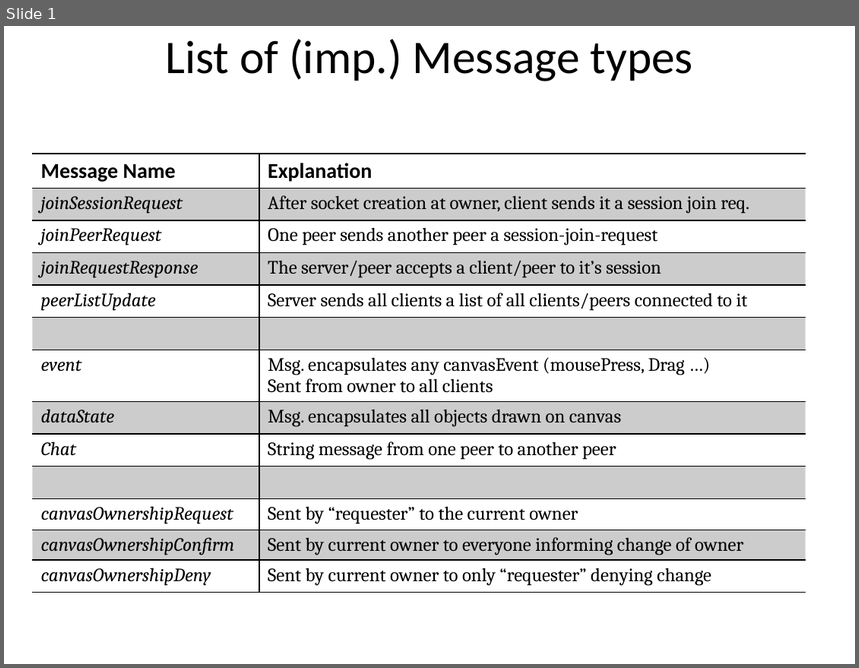
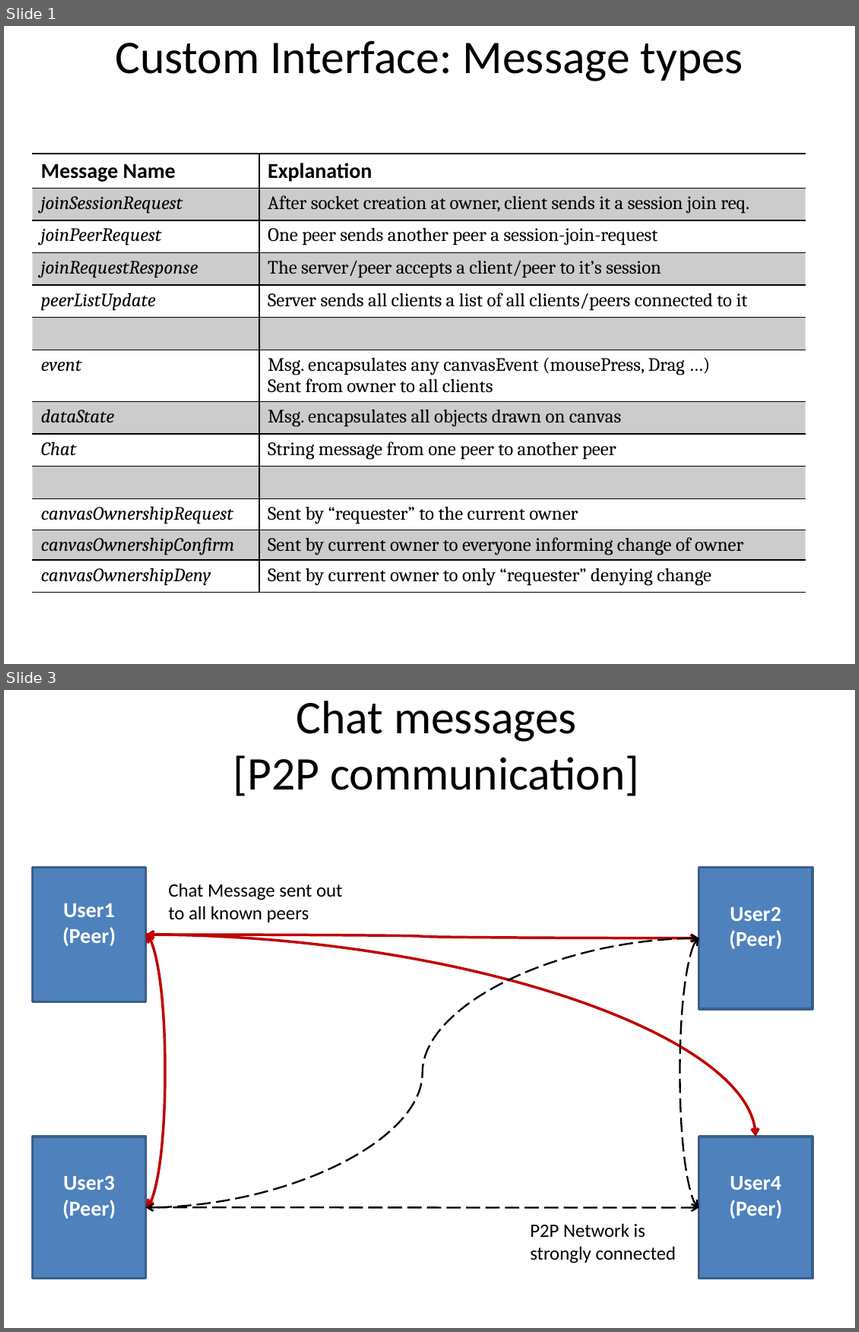
Before and after one commit to satpreetsingh/182mainproject, a slide deck: Final_Submission/MultiDraw_diagrams_Sat.pptx. Shown one above the other, each under a label of ours: slide 1 before the commit, slides 1 and 3 after it; the slides between them are not shown. The pictures are 859x668 and 859x1332 pixels, drawn with LibreOffice and Linux fonts; fonts in the diff are those of the drawing. Boxes give left, top, right and bottom in pixels: in the first picture for what was removed or moved away, otherwise in the second. Text is boxed around its words. In the diff, an @@ line names an element or a change of style, - is before the commit and + after.

```diff
--- a/Final_Submission/MultiDraw_diagrams_Sat.pptx
+++ b/Final_Submission/MultiDraw_diagrams_Sat.pptx
@@ slide 3 added at bbox=[4, 690, 855, 1328], background #FFFFFF @@
@@ title added at bbox=[234, 701, 640, 796], 39.6 pt, text #000000 @@
+Chat messages
+[P2P communication]
@@ rectangle added at bbox=[32, 867, 145, 1002], fill #4F81BD, outline #3A5F8C 2 pt, 18 pt, text #FFFFFF, bold @@
+User1
+(Peer)
@@ rectangle added at bbox=[699, 867, 813, 1009], fill #4F81BD, outline #3A5F8C 2 pt, 18 pt, text #FFFFFF, bold @@
+User2
+(Peer)
@@ text added at bbox=[168, 883, 342, 923], 16 pt, text #000000 @@
+Chat Message sent out to all known peers
@@ curved arrow added from (146, 935) to (699, 939), #C00000 2.25 pt @@
@@ curved double arrow added from (146, 935) to (756, 1137), #C00000 2.25 pt @@
@@ curved double arrow added from (146, 935) to (146, 1208), #C00000 2.25 pt @@
@@ curved double arrow added from (699, 939) to (146, 1208), #000000 1.5 pt dashed @@
@@ curved double arrow added from (699, 939) to (699, 1208), #000000 1.5 pt dashed @@
@@ rectangle added at bbox=[32, 1137, 145, 1279], fill #4F81BD, outline #3A5F8C 2 pt, 18 pt, text #FFFFFF, bold @@
+User3
+(Peer)
@@ rectangle added at bbox=[699, 1137, 813, 1279], fill #4F81BD, outline #3A5F8C 2 pt, 18 pt, text #FFFFFF, bold @@
+User4
+(Peer)
@@ curved double arrow added from (146, 1208) to (699, 1208), #000000 1.5 pt dashed @@
@@ text added at bbox=[530, 1224, 677, 1264], 16 pt, text #000000 @@
+P2P Network is strongly connected
@@ slide 1 changed as well @@
@@ title at bbox=[115, 40, 743, 81]: text changed @@
-List of (imp.) Message types
+Custom Interface: Message types
```
Also in this commit, not shown: 1 other slide changed, 1 other slide added, 1 other file.
